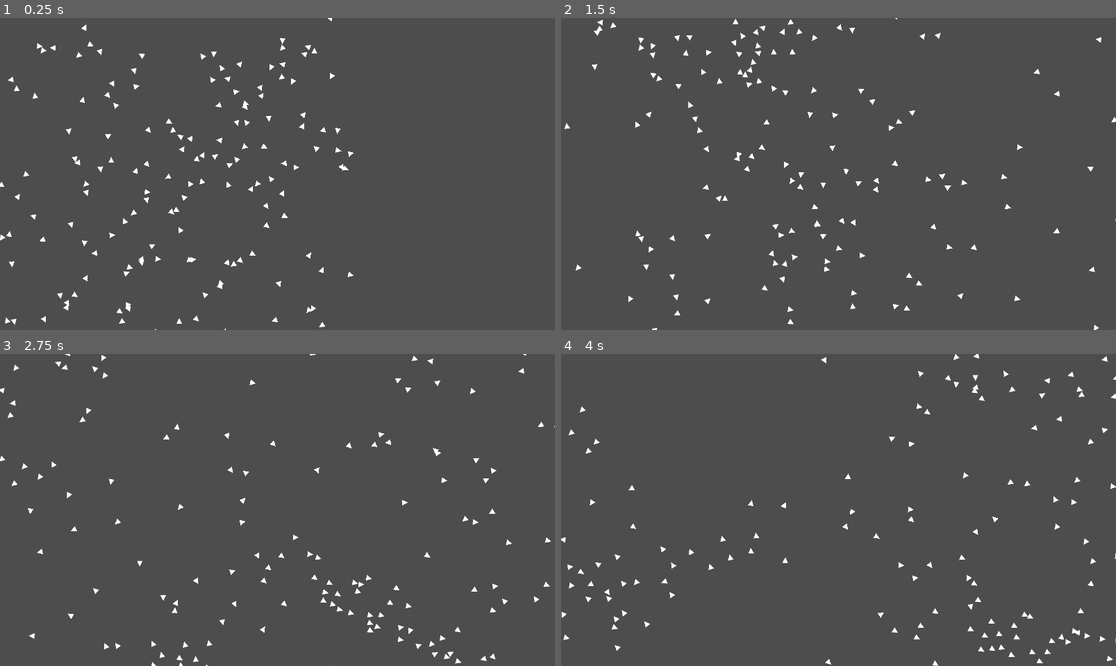
Above: before the commit, frames 1-4 (two rows, left to right).
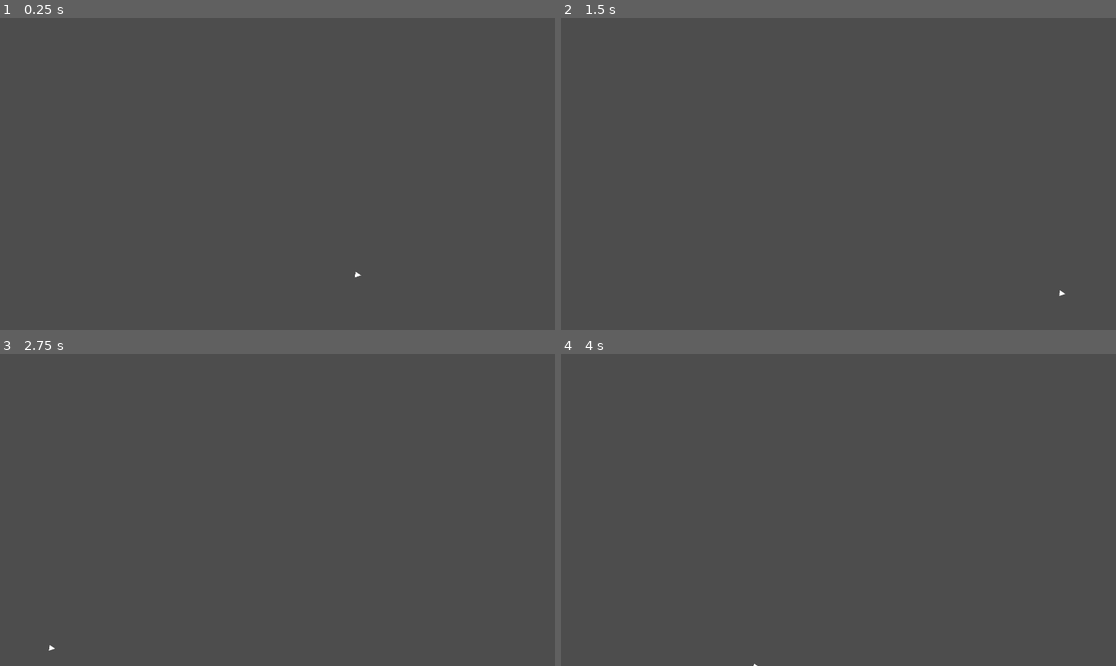
Above: after the commit, the same moments.

Repository: Sub1111/boids
Game: Godot game, scene res://2d/main_2d.tscn
The game is run twice, just before and just after one commit, with the same random seed, the same clock (stepped at 60 frames per second) and the same inputs.
Inputs:
- Up to frame 1 (0.25 s): no input
- Up to frame 2 (1.5 s): no input
- Up to frame 3 (2.75 s): no input
- Up to frame 4 (4 s): no input

The runs differ from the first frame. In frame 1, 1.6% of the frame differs, in the area x 0-66%, y 0-100%; in frame 2, 1.5%; in frame 3, 1.4%; in frame 4, 1.4%.

Commit message:
Not working colision avoidance

Diff:
--- a/2d/fish_2d.gd
+++ b/2d/fish_2d.gd
@@ -7,12 +7,19 @@
 var alignment_strength = 1.0
 var cohesion_strength = 1.0
 
-const max_speed := 15.0
-const min_speed := 2.0
+const max_speed := 20.0
+const min_speed := 3.0
 const max_steer_force := max_speed / 3.
 const forward_acceleration: float = max_speed / 2.
+
 const avoidance_radius := 2.
 const vision_cone_threshhold := -0.7
+const vision_distance = 10.
+
+const ray_direction_amount = 50
+var ray_directions: Array[Vector2]
+var ray: RayCast2D
+var colision_avoid_strength = 10.
 
 var velocity: Vector2
 var acceleration: Vector2
@@ -22,6 +29,10 @@
 	detector = get_child(2)
 	velocity = (max_speed + min_speed) / 2. * Vector2(cos(rotation), sin(rotation))
 
+	ray = get_child(3)
+	ray_directions.resize(ray_direction_amount)
+	calculate_ray_directions()
+
 
 # Called every frame. 'delta' is the elapsed time since the previous frame.
 func _process(delta: float) -> void:
@@ -29,13 +40,16 @@
 	flockmates = []
 	for fish_area in detector.get_overlapping_areas():
 		var fish = fish_area.get_parent()
-		if in_vision_cone(fish.position):
+		if in_vision_cone(fish.position) and fish.get_parent().name == "fish":
 			flockmates.append(fish)
 
 	if flockmates.size() > 0:
 		acceleration += calculate_avoidance_force()
 		acceleration += calculate_alignment_force()
 		acceleration += calculate_cohesion_force()
+
+	if is_heading_for_colision():
+		acceleration += calculate_colision_avoid_force()
 
 	velocity += acceleration
 	var speed: float = velocity.length()
@@ -44,7 +58,6 @@
 		speed += forward_acceleration * delta
 	speed = clamp(speed, min_speed, max_speed)
 	velocity = dir * speed
-
 
 	rotation = atan2(velocity.y, velocity.x)
 	move(velocity, delta)
@@ -58,7 +71,44 @@
 	position += velocity * delta * scale
 
 #================================================================================
-# Forces
+# Colision avoidance
+#================================================================================
+
+func calculate_ray_directions() -> void:
+	var angle: float
+	var t: float
+
+	for i in range(ray_direction_amount):
+		t = i / float(ray_direction_amount)
+		angle = acos(1 - 2 * t)
+		angle = -angle if i % 2 == 1 else angle
+		ray_directions[i] = Vector2(cos(angle), sin(angle))
+
+func is_heading_for_colision() -> bool:
+	var colider: Area2D = ray.get_collider()
+
+	if colider == null:
+		return false
+	if colider.get_parent().get_parent().name != "fish":
+		return true
+	return false
+
+func get_colision_avoid_dir() -> Vector2:
+	var fish_direction = velocity.normalized()
+	for dir in ray_directions:
+		print(dir * vision_distance)
+		ray.target_position = dir * vision_distance
+		if !ray.collide_with_areas:
+			ray.target_position = Vector2(1 * vision_distance, 0)
+			# Converting local directon to global direction
+			return Vector2(dir.x * fish_direction.x - dir.y * fish_direction.y, dir.x * fish_direction.y + dir.y * fish_direction.x)
+	return fish_direction
+
+func calculate_colision_avoid_force() -> Vector2:
+	return get_colision_avoid_dir() * max_steer_force * colision_avoid_strength
+
+#================================================================================
+# Flock forces
 #================================================================================
 
 # Avoidance
--- a/2d/fish_2d.tscn
+++ b/2d/fish_2d.tscn
@@ -32,3 +32,8 @@
 [node name="CollisionShape2D" type="CollisionShape2D" parent="Detector"]
 position = Vector2(1.51788e-18, 0)
 shape = SubResource("CircleShape2D_namc2")
+
+[node name="RayCast2D" type="RayCast2D" parent="."]
+target_position = Vector2(10, 4.46638e-05)
+collide_with_areas = true
+collide_with_bodies = false
--- a/2d/main_2d.gd
+++ b/2d/main_2d.gd
@@ -1,9 +1,11 @@
 extends Node2D
 
-@export var fish_amount := 160
+@export var fish_amount := 1
 var fish_instance = preload("res://2d/fish_2d.tscn")
+var fish_main_node: Node2D
 
 func _ready() -> void:
+	fish_main_node = get_child(1)
 	for i in range(fish_amount):
 		var pos: Vector2 = Vector2(randi_range(10, 1200), randi_range(10, 1200))
 		var rot: float = randf_range(0, 360)
@@ -13,4 +15,4 @@
 	var fish: Node2D = fish_instance.instantiate()
 	fish.position = pos
 	fish.rotation = rot
-	add_child(fish)
+	fish_main_node.add_child(fish)
--- a/2d/main_2d.tscn
+++ b/2d/main_2d.tscn
@@ -35,7 +35,6 @@
 
 [node name="bottom" type="Area2D" parent="borders"]
 position = Vector2(953, 1191)
-monitorable = false
 
 [node name="CollisionShape2D" type="CollisionShape2D" parent="borders/bottom"]
 shape = SubResource("RectangleShape2D_tuxdb")
@@ -47,7 +46,6 @@
 [node name="left" type="Area2D" parent="borders"]
 position = Vector2(-136, 544)
 rotation = 1.5708
-monitorable = false
 
 [node name="CollisionShape2D" type="CollisionShape2D" parent="borders/left"]
 shape = SubResource("RectangleShape2D_2qbro")
